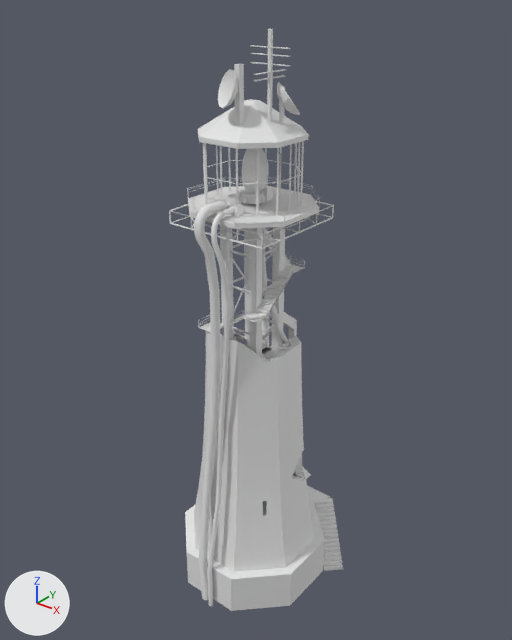
Two versions of the FBX model Assets/Art/Models/Lighthouse/lighthouse.fbx, one commit apart.
Before and after are seen from a camera (50 mm lens) standing at (35.9, -44.4, 55.5) and looking at (-0.3, 0.8, 27.5). Arrows for +X, +Y and +Z are at lower left; the lights stay in place. The older version comes first. Where no turn or scale is listed for an object, it has been applied to the vertices. Vertices at exactly the same position are counted once.

Script lines for the objects in view, before the commit:
```python
me_cylinder_007 = bpy.data.meshes.new('Cylinder.007')
me_cylinder_007.from_pydata(...)  # 367 vertices, 242 faces; spans x -6.2..6.2, y -6.2..6.2, z -1.3..23.1
me_cylinder_008 = bpy.data.meshes.new('Cylinder.008')
me_cylinder_008.from_pydata(...)  # 38 vertices, 23 faces; spans x -7.0..7.0, y -7.0..8.9, z 0.0..4.1
me_plane_010 = bpy.data.meshes.new('Plane.010')
me_plane_010.from_pydata(...)  # 574 vertices, 286 faces; spans x -3.2..3.2, y -6.1..0.9, z -0.6..14.6
ob_cylinder_007 = bpy.data.objects.new('Cylinder.007', me_cylinder_007)
ob_cylinder_007.location = (0.0, 0.0, 4.9)
ob_cylinder_008 = bpy.data.objects.new('Cylinder.008', me_cylinder_008)
ob_cylinder_008.location = (0.0, 0.0, 0.0)
ob_plane_011 = bpy.data.objects.new('Plane.011', me_plane_010)
ob_plane_011.location = (0.0, 2.4, 23.9)
# also in view: 'Plane.013' at (-0.5, -5.6, 19.9); 'Cube.040' at (5.5, 5.9, 2.0); 'Cube.047' at (-1.5, -1.6, 19.5); 'Cube.045' at (1.6, 1.5, 19.5); 'Plane.012' at (0.0, 0.0, 37.6)
```
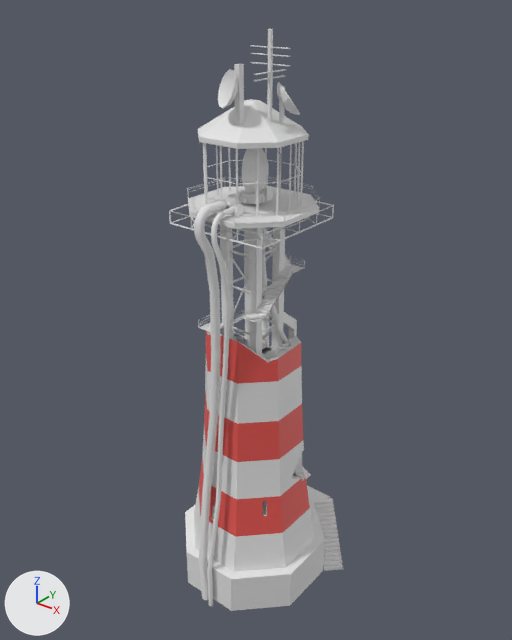
Where the newer file only moved an object's origin or applied its transform, the numbers keep the older frame.

Where the change shows, as pixel boxes [x1, y1, x2, y2] in the pictures (512 x 640 px):
part 1 of me_cylinder_007, recoloured (white to red): [199, 392, 310, 537] in both
part 2 of me_cylinder_007, recoloured (white to red): [206, 331, 301, 384] in both

What the commit changed:
Material 'Mat2' (mat_mat2) is new.
Its base color is (0.8, 0.0962, 0.084) (red #e75752).
Material 'Mat1' (mat_mat1) is new.
Its base color is (0.8, 0.8, 0.8) (white #e7e7e7).
me_cylinder_007 has 367 vertices, 242 faces and spans x -6.2..6.2, y -6.2..6.2, z -1.3..23.1.
me_cylinder_007 is used by ob_cylinder_007; location (0.0, 0.0, 4.9).
me_cylinder_007 part 1: 19 of the faces centred in x -5.2..5.1, y -5.2..5.2, z 4.1..13.0 switch from no material to mat_mat2 (red #e75752).
me_cylinder_007 part 2: 7 of the faces centred in x -4.2..4.2, y -4.1..4.2, z 19.0..22.1 switch from no material to mat_mat2 (red #e75752).
me_cylinder_007 gains material mat_mat1 (white #e7e7e7).
